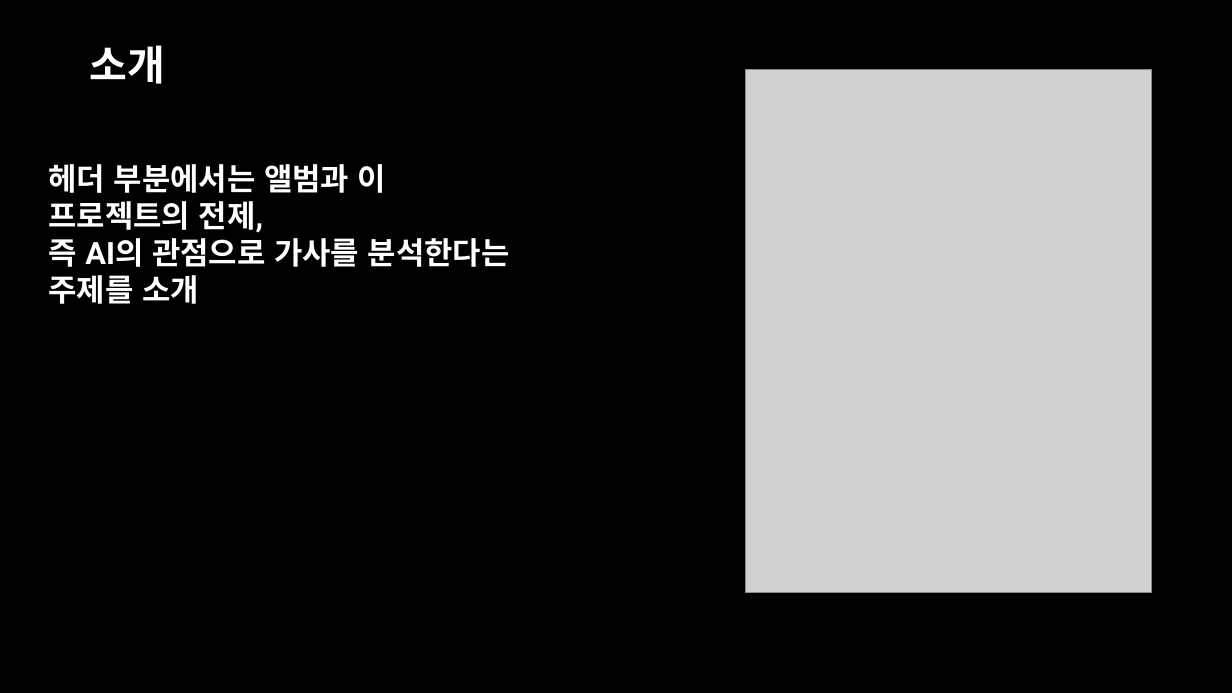
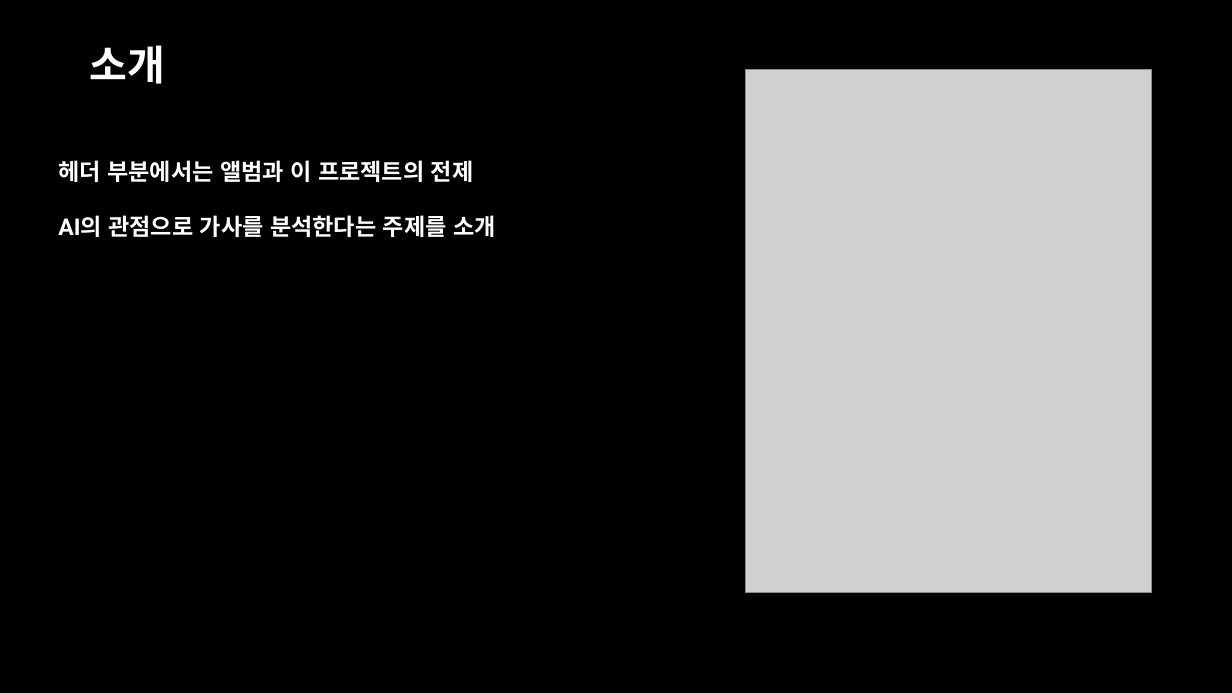
Before and after one commit to MINGYU-1/oboe_album_rag_project, a slide deck: slide 15 of 오보에 최종프로젝트 발표.pptx (slide 14 before the commit). Drawn at 1232x693 pixels with LibreOffice and Linux fonts; fonts in the diff are those of the drawing; grey boxes stand for pictures. Boxes give left, top, right and bottom in pixels: in the first picture for what was removed or moved away, otherwise in the second. Text is boxed around its words. In the diff, an @@ line names an element or a change of style, - is before the commit and + after.

```diff
--- a/오보에 최종프로젝트 발표.pptx
+++ b/오보에 최종프로젝트 발표.pptx
@@ text at bbox=[58, 160, 496, 237]: text changed; size 24 to 18 pt @@
-헤더 부분에서는 앨범과 이 프로젝트의 전제,
-즉 AI의 관점으로 가사를 분석한다는 주제를 소개
+헤더 부분에서는 앨범과 이 프로젝트의 전제
+AI의 관점으로 가사를 분석한다는 주제를 소개
```
Also in this commit, not shown: 12 other slides changed, 40 slides added, 2 slides removed, 9 other files.
